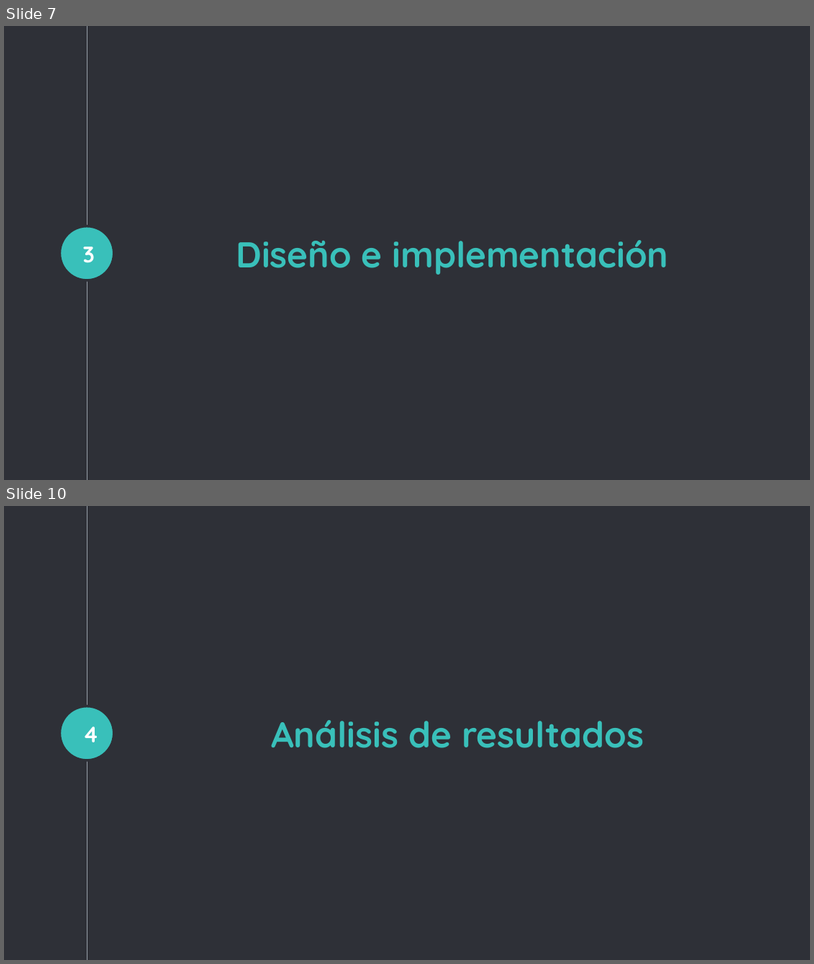
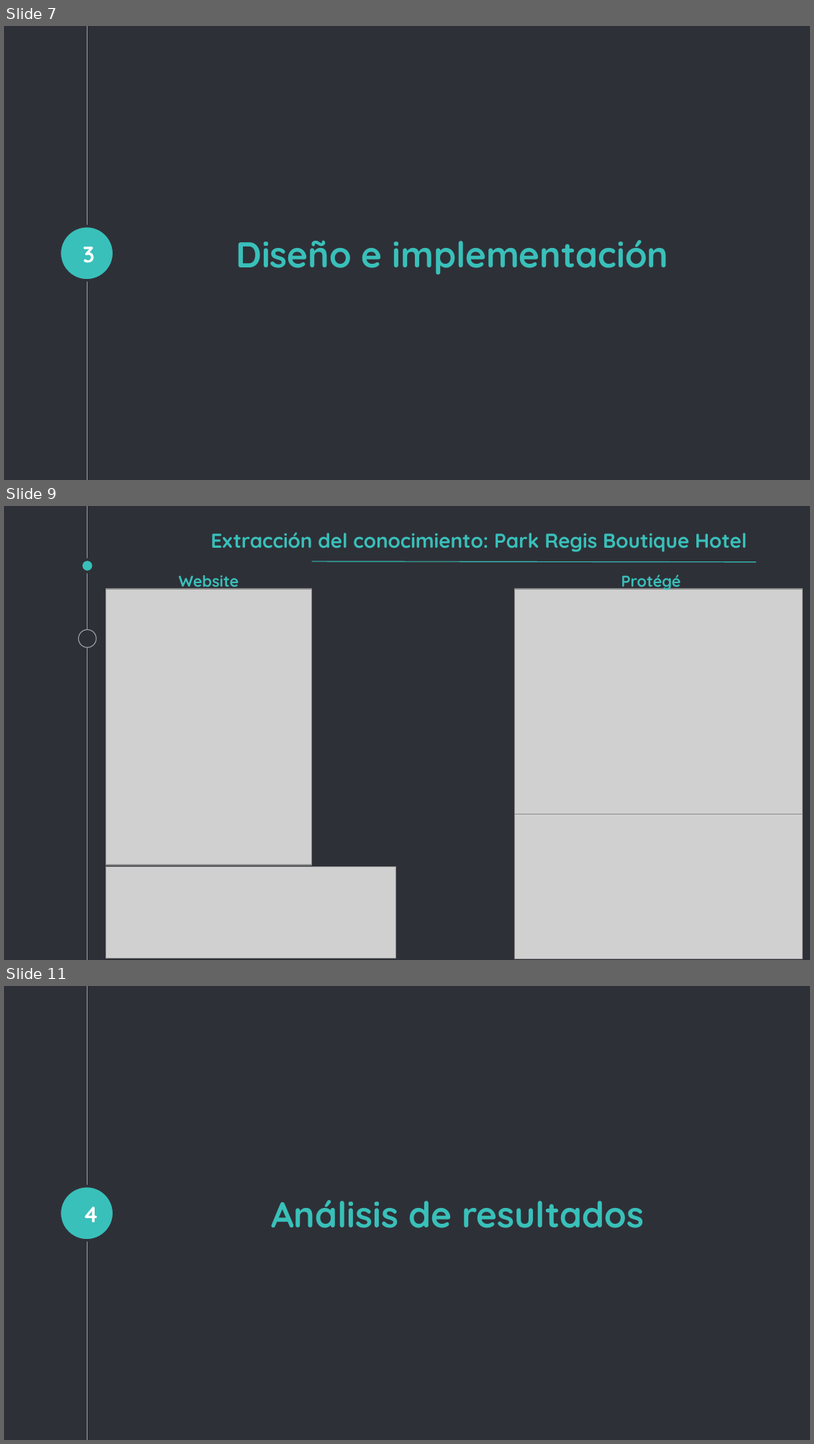
Before and after one commit to elvinjreyesv/TFM, a slide deck: Documentation/Presentación.pptx. Shown one above the other, each under a label of ours: slides 7 and 10 before the commit, slides 7, 9 and 11 after it; the slides between them are not shown. The pictures are 814x964 and 814x1444 pixels, drawn with LibreOffice and Linux fonts; fonts in the diff are those of the drawing; grey boxes stand for pictures. Boxes give left, top, right and bottom in pixels: in the first picture for what was removed or moved away, otherwise in the second. Text is boxed around its words. In the diff, an @@ line names an element or a change of style, - is before the commit and + after.

```diff
--- a/Documentation/Presentación.pptx
+++ b/Documentation/Presentación.pptx
@@ slide 9 added at [4,506,810,960], background #2E3037; not listed: 1 template element that a slide beside it also shows @@
@@ title added at [211,532,747,552], 18 pt, text #39C0BA, bold @@
+Extracción del conocimiento: Park Regis Boutique Hotel
@@ ellipse added at [82,559,94,572], fill #39C0BA, outline #2E3037 2.25 pt @@
@@ line added from (312, 561) to (756, 561), #34BFB9 0.75 pt @@
@@ picture added at [106,589,311,865] @@
@@ text added at [179,575,239,591], 14 pt, text #39C0BA, bold @@
+Website
@@ picture added at [515,589,802,814] @@
@@ text added at [622,574,682,590], 14 pt, text #39C0BA, bold @@
+Protégé
@@ ellipse added at [78,629,96,647], fill #2E3037, outline #999FA9 0.75 pt @@
@@ picture added at [515,813,802,958] @@
@@ picture added at [106,867,396,957] @@
@@ what was slide 10 is now slide 11 @@
```
Also in this commit, not shown: 3 slides changed, 6 other files.
